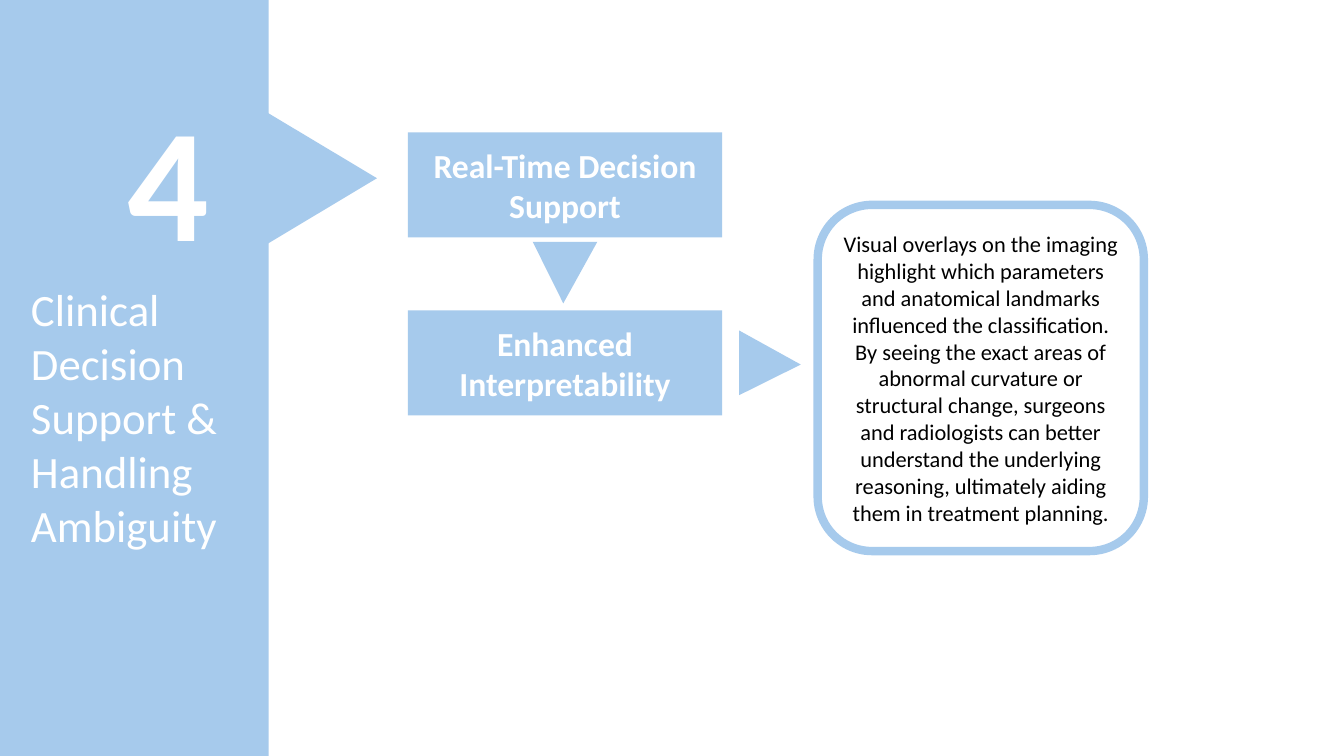
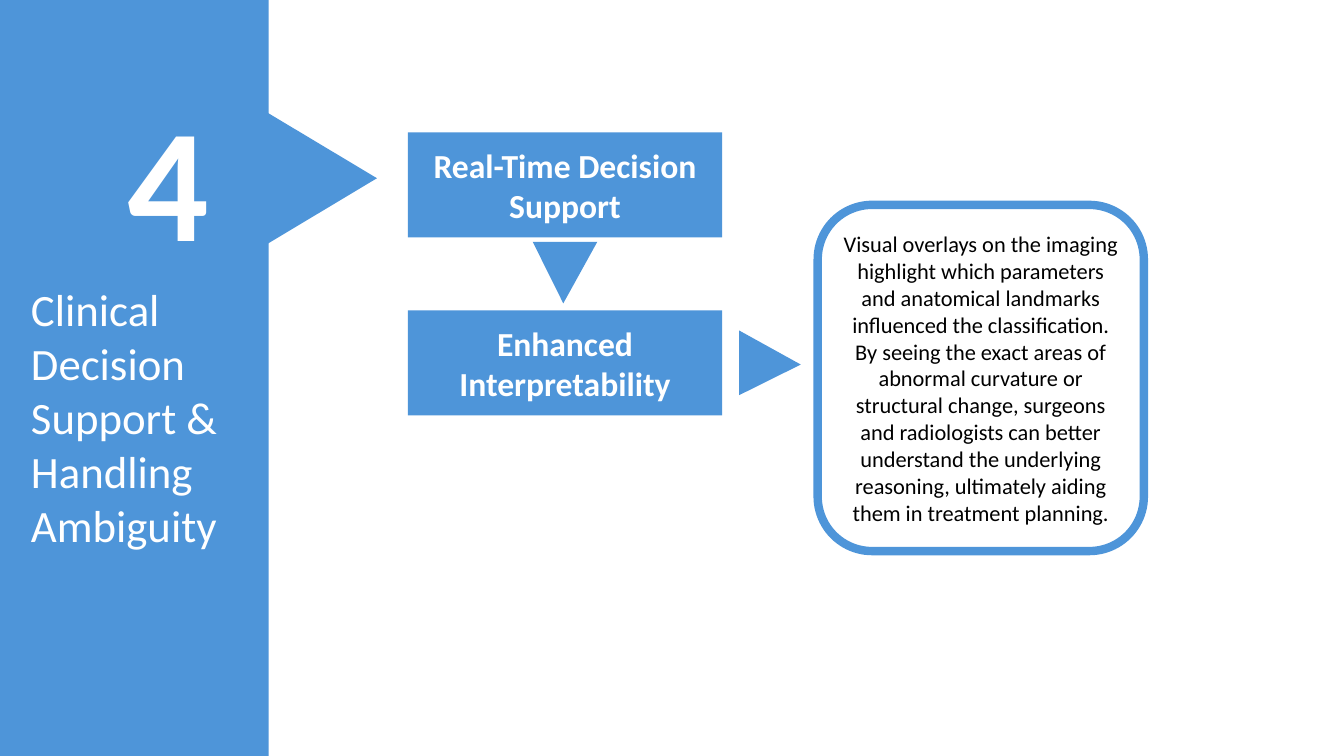
Before and after one commit to yusiGM/StrykerAI2024, a slide deck: slide 15 of SubmissionResources/ClinicalImplementationPowerPoint.pptx (slide 16 before the commit). Drawn at 1344x756 pixels with LibreOffice and Linux fonts; fonts in the diff are those of the drawing. Boxes give left, top, right and bottom in pixels: in the first picture for what was removed or moved away, otherwise in the second. Text is boxed around its words. In the diff, an @@ line names an element or a change of style, - is before the commit and + after.

```diff
--- a/SubmissionResources/ClinicalImplementationPowerPoint.pptx
+++ b/SubmissionResources/ClinicalImplementationPowerPoint.pptx
@@ rounded rectangle "Visual overlays on the imaging ..." at bbox=[818, 205, 1144, 551]: outline #A6CAEC 6 pt to #4E95D9 6 pt @@
@@ fill #A6CAEC to #4E95D9 in 6 elements at bbox=[408, 132, 723, 237], bbox=[408, 311, 723, 415], bbox=[0, 0, 269, 756], bbox=[265, 111, 377, 245], bbox=[532, 242, 597, 303], bbox=[740, 330, 801, 395] @@
```
Also in this commit, not shown: 13 other slides changed, 1 slide added, 2 slides removed.
